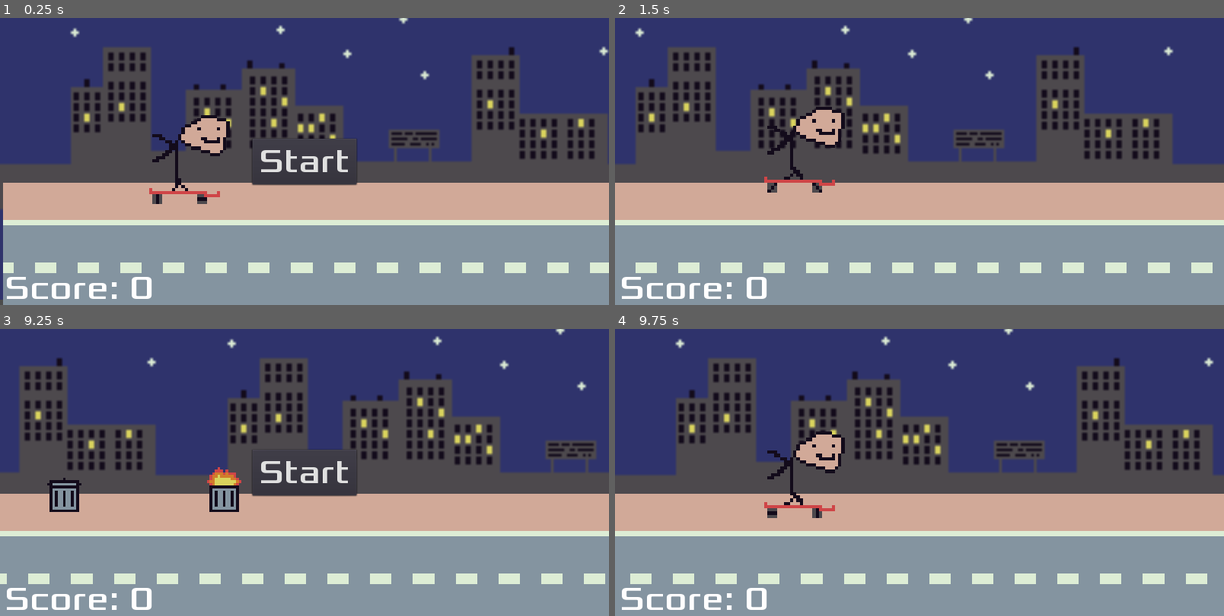
Above: before the commit, frames 1-4 (two rows, left to right).
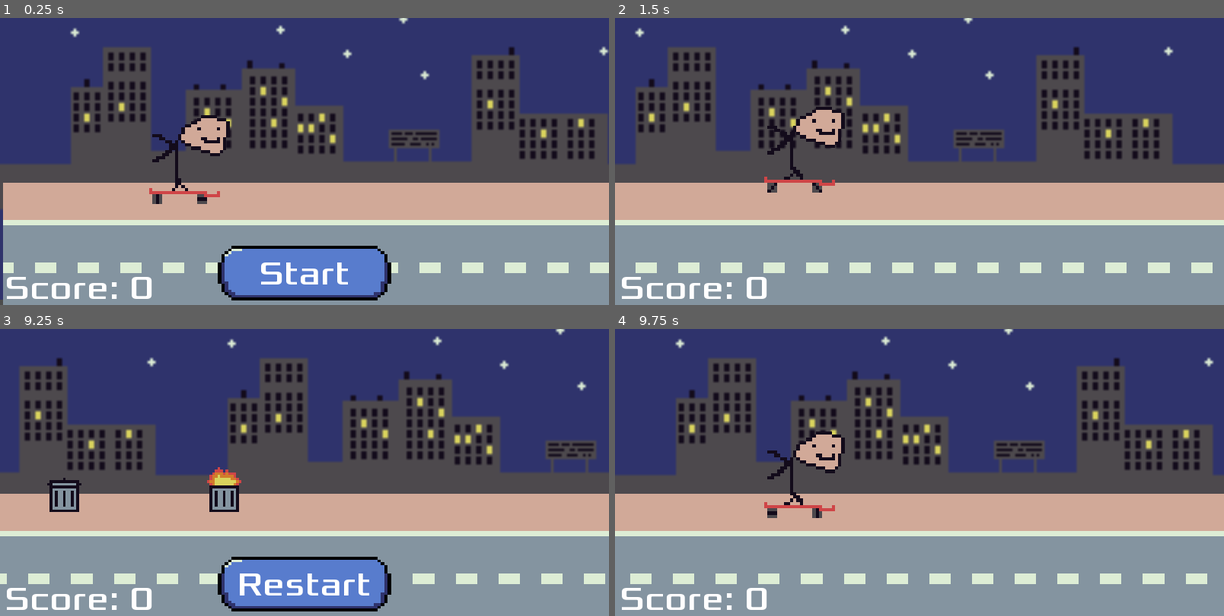
Above: after the commit, the same moments.

Repository: arnauddrain/ugly-skater
Game: Godot game, scene res://scenes/main.tscn
The game is run twice, just before and just after one commit, with the same random seed, the same clock (stepped at 60 frames per second) and the same inputs.
Inputs (mouse positions are in pixels of both pictures, inside the frame that each line leads up to):
- Up to frame 1 (0.25 s): no input
- Up to frame 2 (1.5 s): click "Start" at 0.5 s; move the mouse to (1053, 147) at 1.27 s; click (1053, 147) at 1.42 s
- Up to frame 3 (9.25 s): move the mouse to (182, 486) at 2.02 s; click (182, 486) at 2.17 s; move the mouse to (365, 409) at 2.77 s; click (365, 409) at 2.92 s; move the mouse to (274, 529) at 3.52 s; click (274, 529) at 3.67 s; move the mouse to (487, 515) at 4.27 s; click (487, 515) at 4.42 s; move the mouse to (121, 429) at 5.02 s; click (121, 429) at 5.17 s; move the mouse to (334, 472) at 5.77 s; click (334, 472) at 5.92 s; move the mouse to (213, 400) at 6.52 s; click (213, 400) at 6.67 s; move the mouse to (438, 458) at 7.27 s; click (438, 458) at 7.42 s; move the mouse to (182, 486) at 8.02 s; click (182, 486) at 8.17 s; move the mouse to (365, 409) at 8.77 s; click (365, 409) at 8.92 s
- Up to frame 4 (9.75 s): click "Start" (after the commit: "Restart") at 9.5 s

The runs differ from the first frame. In frame 1, 6.2% of the frame differs, in the area x 35-65%, y 41-99%; in frame 2, nothing differs; in frame 3, 6.1%; in frame 4, nothing differs.

Commit message:
Add sounds and design button

Diff:
--- a/scenes/hud.gd
+++ b/scenes/hud.gd
@@ -10,6 +10,7 @@
 
 func game_over():
 	$StartButton.show()
+	$StartButton/PlayLabel.text = "Restart"
 	get_tree().paused = true
 
 func _on_StartButton_pressed():
--- a/scenes/hud.tscn
+++ b/scenes/hud.tscn
@@ -1,6 +1,8 @@
-[gd_scene load_steps=5 format=2]
+[gd_scene load_steps=7 format=2]
 
 [ext_resource path="res://scenes/hud.gd" type="Script" id=1]
+[ext_resource path="res://images/button.png" type="Texture" id=2]
+[ext_resource path="res://images/button-pressed.png" type="Texture" id=3]
 
 [sub_resource type="DynamicFontData" id=1]
 font_path = "res://fonts/Xolonium-Regular.ttf"
@@ -22,20 +24,6 @@
 "_edit_use_anchors_": false
 }
 
-[node name="StartButton" type="Button" parent="."]
-anchor_left = 0.5
-anchor_top = 0.5
-anchor_right = 0.5
-anchor_bottom = 0.5
-margin_left = -98.0
-margin_top = -43.0
-margin_right = 98.0
-margin_bottom = 43.0
-text = "Start"
-__meta__ = {
-"_edit_use_anchors_": false
-}
-
 [node name="ScoreLabel" type="Label" parent="."]
 anchor_top = 1.0
 anchor_bottom = 1.0
@@ -48,4 +36,27 @@
 "_edit_use_anchors_": false
 }
 
+[node name="StartButton" type="TextureButton" parent="."]
+anchor_left = 0.5
+anchor_top = 1.0
+anchor_right = 0.5
+anchor_bottom = 1.0
+margin_left = -162.0
+margin_top = -111.0
+margin_right = 162.0
+margin_bottom = -8.0
+texture_normal = ExtResource( 2 )
+texture_pressed = ExtResource( 3 )
+expand = true
+__meta__ = {
+"_edit_use_anchors_": false
+}
+
+[node name="PlayLabel" type="Label" parent="StartButton"]
+anchor_right = 1.0
+anchor_bottom = 1.0
+text = "Start"
+align = 1
+valign = 1
+
 [connection signal="pressed" from="StartButton" to="." method="_on_StartButton_pressed"]
--- a/scenes/main.tscn
+++ b/scenes/main.tscn
@@ -1,14 +1,18 @@
-[gd_scene load_steps=5 format=2]
+[gd_scene load_steps=6 format=2]
 
 [ext_resource path="res://scenes/player.tscn" type="PackedScene" id=1]
 [ext_resource path="res://images/background.png" type="Texture" id=2]
 [ext_resource path="res://scripts/main.gd" type="Script" id=3]
 [ext_resource path="res://scenes/hud.tscn" type="PackedScene" id=4]
+[ext_resource path="res://sounds/music.mp3" type="AudioStream" id=5]
 
 [node name="Node2D" type="Node"]
 
 [node name="Game" type="Node2D" parent="."]
 script = ExtResource( 3 )
+
+[node name="Music" type="AudioStreamPlayer" parent="Game"]
+stream = ExtResource( 5 )
 
 [node name="ParallaxBackground" type="ParallaxBackground" parent="Game"]
 
--- a/scenes/player.tscn
+++ b/scenes/player.tscn
@@ -1,7 +1,9 @@
-[gd_scene load_steps=5 format=2]
+[gd_scene load_steps=7 format=2]
 
 [ext_resource path="res://images/skater-combine.png" type="Texture" id=1]
 [ext_resource path="res://scripts/player.gd" type="Script" id=2]
+[ext_resource path="res://sounds/land.mp3" type="AudioStream" id=3]
+[ext_resource path="res://sounds/jump.mp3" type="AudioStream" id=4]
 
 [sub_resource type="Animation" id=1]
 resource_name = "jump"
@@ -56,3 +58,9 @@
 
 [node name="CollisionPolygon2D" type="CollisionPolygon2D" parent="."]
 polygon = PoolVector2Array( 58.5566, -11.4037, 61.1838, -56.065, 54.1781, -70.9522, 12.1438, -78.3958, -29.0147, -56.94 …(346 unchanged characters)…
+
+[node name="Jump" type="AudioStreamPlayer" parent="."]
+stream = ExtResource( 4 )
+
+[node name="Land" type="AudioStreamPlayer" parent="."]
+stream = ExtResource( 3 )
--- a/scripts/main.gd
+++ b/scripts/main.gd
@@ -41,6 +41,7 @@
 	$CanvasLayer/HUD.update_score(score)
 
 func _on_Player_burned():
+	$Music.stop()
 	$CanvasLayer/HUD.game_over()
 
 func generateStreet():
@@ -54,6 +55,7 @@
 		street_node.add_to_group("street")
 
 func _on_HUD_start_game():
+	$Music.play()
 	get_tree().call_group("trash", "remove")
 	score = 0
 	$CanvasLayer/HUD.update_score(score)
--- a/scripts/player.gd
+++ b/scripts/player.gd
@@ -14,6 +14,8 @@
 	live()
 
 func skate():
+	if jumping:
+		$Land.play()
 	jumping = false
 	jumping_more = false
 	$AnimationPlayer.play("skate")
@@ -24,6 +26,7 @@
 		velocity.y = jump_speed
 		jumping_more = true
 		current_jump_duration = jump_duration
+		$Jump.play()
 		$AnimationPlayer.play("jump")
 
 func live():
Binary file added: images/button-pressed.png
Not shown, added: images/button-pressed.png.import
Binary file added: images/button.png
Not shown, added: images/button.png.import
Not shown, added: sounds/land.mp3.import
Not shown, added: sounds/music.mp3.import
Not shown, added: sounds/jump.mp3
Not shown, added: sounds/land.mp3
Not shown, added: sounds/music.mp3
